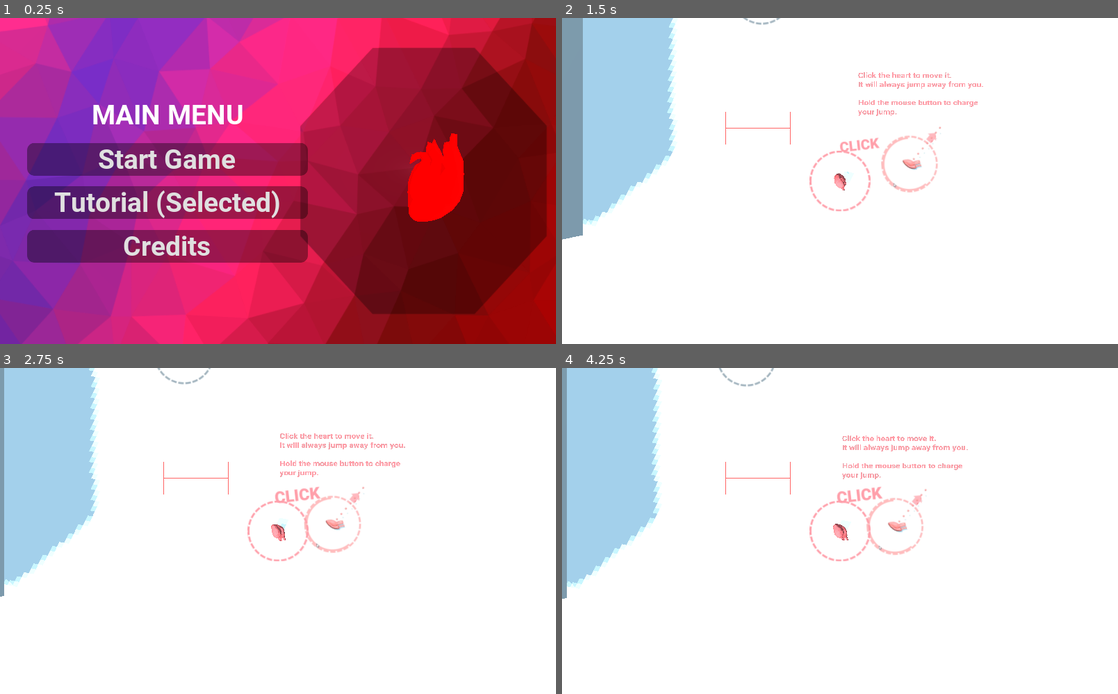
Above: before the commit, frames 1-4 (two rows, left to right).
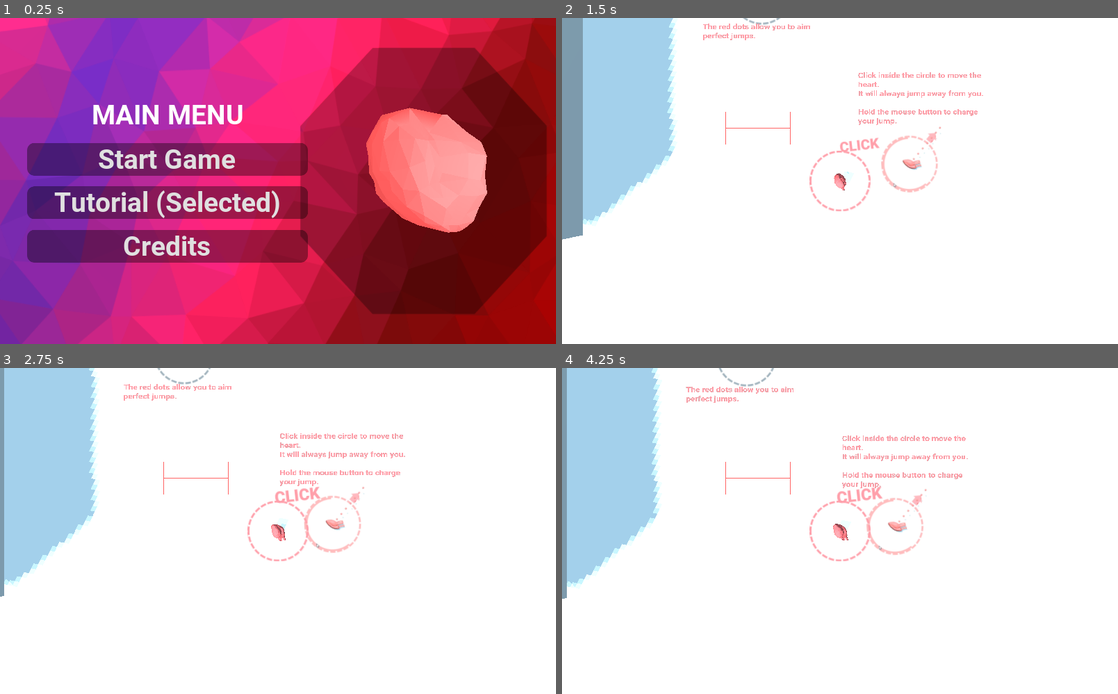
Above: after the commit, the same moments.

Repository: CaptainProton42/ldjam46
Game: Godot game, scene res://StartMenu.tscn
Two runs of this game, one before a commit and one after it. Both use one fixed random seed, a clock stepped at 60 frames per second and the inputs below.
Inputs (mouse positions are in pixels of both pictures, inside the frame that each line leads up to):
- Up to frame 1 (0.25 s): no input
- Up to frame 2 (1.5 s): click "Start Game" at 0.5 s; tap Space (goto_checkpoint) at 1.25, 1.35 s; move the mouse to (962, 164) at 1.27 s; hold W (forward) from 1.28 s (still down); click (962, 164) at 1.42 s
- Up to frame 3 (2.75 s): tap Space (goto_checkpoint) at 2, 2.3 s; move the mouse to (166, 547) at 2.02 s; release W (forward) at 2.03 s; click (166, 547) at 2.1 s
- Up to frame 4 (4.25 s): tap Space (goto_checkpoint) at 2.75, 2.85, 3.5, 3.6 s; move the mouse to (895, 459) at 2.77 s; hold W (forward) from 2.78 s (still down); click (895, 459) at 2.92 s; move the mouse to (812, 596) at 3.52 s; click (812, 596) at 3.67 s

The runs differ from the first frame. In frame 1, 6.3% of the frame differs, in the area x 65-88%, y 27-66%; in frame 2, 1.0%; in frame 3, 1.0%; in frame 4, 1.1%.

Commit message:
Made level easier.!

Diff:
--- a/CheckPoint.tscn
+++ b/CheckPoint.tscn
@@ -3,6 +3,7 @@
 [ext_resource path="res://scripts/CheckPoint.gd" type="Script" id=1]
 
 [sub_resource type="BoxShape" id=1]
+extents = Vector3( 3.32084, 1.64904, 4.79372 )
 
 [node name="CheckPoint" type="Area"]
 input_ray_pickable = false
--- a/Level1.tscn
+++ b/Level1.tscn
@@ -21,7 +21,6 @@
 [ext_resource path="res://objects/StopSign.tscn" type="PackedScene" id=19]
 [ext_resource path="res://objects/House.tscn" type="PackedScene" id=20]
 [ext_resource path="res://objects/StreetEdge.tscn" type="PackedScene" id=21]
-[ext_resource path="res://objects/Elevator.tscn" type="PackedScene" id=22]
 [ext_resource path="res://scripts/LevelFlow.gd" type="Script" id=23]
 [ext_resource path="res://TextAnnouncer.tscn" type="PackedScene" id=24]
 [ext_resource path="res://JumpPredictor.tscn" type="PackedScene" id=25]
@@ -88,7 +87,7 @@
 environment = ExtResource( 6 )
 
 [node name="Heart" parent="." instance=ExtResource( 2 )]
-transform = Transform( 1, 0, 0, 0, 1, 0, 0, 0, 1, -56.3409, 0.844054, 73.3573 )
+transform = Transform( 1, 0, 0, 0, 1, 0, 0, 0, 1, -2.30317, 2.61074, -4.34492 )
 
 [node name="FlexibleCamera" parent="." instance=ExtResource( 5 )]
 
@@ -148,7 +147,7 @@
 shape = SubResource( 3 )
 
 [node name="MeshInstance" type="MeshInstance" parent="Building"]
-transform = Transform( 13, 0, 0, 0, 13, 0, 0, 0, 13, 0, 0, 0 )
+transform = Transform( 13, 0, 0, 0, 13, 0, 0, 0, 13, 1.81198e-05, 0.000188828, -0.000352859 )
 mesh = SubResource( 4 )
 material/0 = SubResource( 5 )
 
@@ -158,12 +157,12 @@
 material/0 = SubResource( 7 )
 
 [node name="Awning" type="MeshInstance" parent="Building"]
-transform = Transform( 4, 0, 0, 0, 0.0984808, 0.260472, 0, -0.0173648, 1.47721, 6.57692, -5.83344, -14.1949 )
+transform = Transform( 4, 0, 0, 0, 0.0997105, 0.11406, 0, -0.00760401, 1.49566, 7.35826, -5.83344, -14.1949 )
 mesh = SubResource( 8 )
 material/0 = ExtResource( 7 )
 
 [node name="AwningCollision" type="CollisionShape" parent="Building"]
-transform = Transform( 4, 0, 0, 0, 0.0984808, 0.260472, 0, -0.0173648, 1.47721, 6.577, -5.8333, -14.195 )
+transform = Transform( 4, 0, 0, 0, 0.0997105, 0.11406, 0, -0.00760401, 1.49566, 7.35835, -5.8333, -14.195 )
 shape = SubResource( 9 )
 
 [node name="Building3" type="StaticBody" parent="."]
@@ -281,7 +280,7 @@
 material/0 = SubResource( 7 )
 
 [node name="Awning" type="MeshInstance" parent="Building2"]
-transform = Transform( 4, 0, 0, 0, 0.0984808, 0.260472, 0, -0.0173648, 1.47721, 6.57692, -5.83646, -14.1949 )
+transform = Transform( 4, -4.09087e-09, -6.85969e-09, 1.64325e-07, 0.0998843, 0.0721502, 1.04004e-08, -0.00481, 1.49826, 5.40426, -5.83639, -14.1961 )
 mesh = SubResource( 8 )
 material/0 = ExtResource( 7 )
 
@@ -291,7 +290,7 @@
 material/0 = SubResource( 5 )
 
 [node name="AwningCollision" type="CollisionShape" parent="Building2"]
-transform = Transform( 4, 0, 0, 0, 0.0984808, 0.260472, 0, -0.0173648, 1.47721, 6.577, -5.81752, -14.195 )
+transform = Transform( 4, -4.09087e-09, -6.85969e-09, 1.64325e-07, 0.0998843, 0.0721502, 1.04004e-08, -0.00481, 1.49826, 5.40434, -5.81759, -14.1938 )
 shape = SubResource( 9 )
 
 [node name="Gras" parent="." instance=ExtResource( 12 )]
@@ -311,39 +310,21 @@
 [node name="Box4" parent="BoxStack" instance=ExtResource( 10 )]
 transform = Transform( 1, 0, 0, 0, 1, 0, 0, 0, 1, 4.10064, 0, 0 )
 
-[node name="Box3" parent="BoxStack" instance=ExtResource( 10 )]
-transform = Transform( 1, 0, 0, 0, 1, 0, 0, 0, 1, 2.0633, 2.03519, 0 )
-
 [node name="Box5" parent="BoxStack" instance=ExtResource( 10 )]
 transform = Transform( 1, 0, 0, 0, 1, 0, 0, 0, 1, 4.09803, 2.03519, 0 )
 
-[node name="Box9" parent="BoxStack" instance=ExtResource( 10 )]
-transform = Transform( 1, 0, 0, 0, 1, 0, 0, 0, 1, 4.09803, 4.08842, 0 )
-
 [node name="Box6" parent="BoxStack" instance=ExtResource( 10 )]
 transform = Transform( 1, 0, 0, 0, 1, 0, 0, 0, 1, 6.1605, -9.87053e-05, 0 )
 
 [node name="Box7" parent="BoxStack" instance=ExtResource( 10 )]
 transform = Transform( 1, 0, 0, 0, 1, 0, 0, 0, 1, 6.1605, 2.04371, 0 )
 
-[node name="Box8" parent="BoxStack" instance=ExtResource( 10 )]
-transform = Transform( 1, 0, 0, 0, 1, 0, 0, 0, 1, 6.1605, 4.08042, 0 )
-
-[node name="Box10" parent="BoxStack" instance=ExtResource( 10 )]
-transform = Transform( 1, 0, 0, 0, 1, 0, 0, 0, 1, 6.1605, 6.10419, 0 )
-
 [node name="Box11" parent="BoxStack" instance=ExtResource( 10 )]
 transform = Transform( 1, 0, 0, 0, 1, 0, 0, 0, 1, 8.18422, 0.0033865, 0 )
 
 [node name="Box12" parent="BoxStack" instance=ExtResource( 10 )]
 transform = Transform( 1, 0, 0, 0, 1, 0, 0, 0, 1, 8.18422, 2.03047, 0 )
 
-[node name="Box13" parent="BoxStack" instance=ExtResource( 10 )]
-transform = Transform( 1, 0, 0, 0, 1, 0, 0, 0, 1, 8.18422, 4.06087, 0 )
-
-[node name="Box14" parent="BoxStack" instance=ExtResource( 10 )]
-transform = Transform( 1, 0, 0, 0, 1, 0, 0, 0, 1, 8.18422, 6.11067, 0 )
-
 [node name="SidewalkBox" parent="." instance=ExtResource( 10 )]
 transform = Transform( 0.8, 0, 0, 0, 0.8, 0, 0, 0, 1, -22.5981, 1.07364, 3.87386 )
 
@@ -361,50 +342,28 @@
 [node name="Box4" parent="BoxStack2" instance=ExtResource( 10 )]
 transform = Transform( 1, 0, 0, 0, 1, 0, 0, 0, 1, 4.10064, 0, 0 )
 
-[node name="Box3" parent="BoxStack2" instance=ExtResource( 10 )]
-transform = Transform( 1, 0, 0, 0, 1, 0, 0, 0, 1, 2.0633, 2.03519, 0 )
-
 [node name="Box5" parent="BoxStack2" instance=ExtResource( 10 )]
 transform = Transform( 1, 0, 0, 0, 1, 0, 0, 0, 1, 4.09803, 2.03519, 0 )
 
-[node name="Box9" parent="BoxStack2" instance=ExtResource( 10 )]
-transform = Transform( 1, 0, 0, 0, 1, 0, 0, 0, 1, 4.09803, 4.08842, 0 )
-
 [node name="Box6" parent="BoxStack2" instance=ExtResource( 10 )]
 transform = Transform( 1, 0, 0, 0, 1, 0, 0, 0, 1, 6.1605, -9.87053e-05, 0 )
 
 [node name="Box7" parent="BoxStack2" instance=ExtResource( 10 )]
 transform = Transform( 1, 0, 0, 0, 1, 0, 0, 0, 1, 6.1605, 2.04371, 0 )
 
-[node name="Box8" parent="BoxStack2" instance=ExtResource( 10 )]
-transform = Transform( 1, 0, 0, 0, 1, 0, 0, 0, 1, 6.1605, 4.08042, 0 )
-
-[node name="Box10" parent="BoxStack2" instance=ExtResource( 10 )]
-transform = Transform( 1, 0, 0, 0, 1, 0, 0, 0, 1, 6.1605, 6.10419, 0 )
-
 [node name="Box11" parent="BoxStack2" instance=ExtResource( 10 )]
 transform = Transform( 1, 0, 0, 0, 1, 0, 0, 0, 1, 8.18422, 0.0033865, 0 )
 
 [node name="Box12" parent="BoxStack2" instance=ExtResource( 10 )]
 transform = Transform( 1, 0, 0, 0, 1, 0, 0, 0, 1, 8.18422, 2.03047, 0 )
 
-[node name="Box13" parent="BoxStack2" instance=ExtResource( 10 )]
-transform = Transform( 1, 0, 0, 0, 1, 0, 0, 0, 1, 8.18422, 4.06087, 0 )
-
-[node name="Box14" parent="BoxStack2" instance=ExtResource( 10 )]
-transform = Transform( 1, 0, 0, 0, 1, 0, 0, 0, 1, 8.18422, 6.11067, 0 )
-
-[node name="Elevator" parent="." instance=ExtResource( 22 )]
-transform = Transform( 1.5, 0, 0, 0, 1, 0, 0, 0, 1.5, -47.003, 0.0961491, 14.3265 )
-max_height = 4
-
 [node name="Street" type="Spatial" parent="."]
 
 [node name="Street1" parent="Street" instance=ExtResource( 1 )]
 transform = Transform( 1, 0, 0, 0, 1, 0, 0, 0, 1, -12, 0, 0 )
 
 [node name="Street7" parent="Street" instance=ExtResource( 1 )]
-transform = Transform( 1, 0, 0, 0, 1, 0, 0, 0, 1, -18, 0, 0 )
+transform = Transform( 1, 0, 0, 0, 1, 0, 0, 0, 1, -17.9983, 9.53674e-07, -0.0079782 )
 
 [node name="Street8" parent="Street" instance=ExtResource( 1 )]
 transform = Transform( 1, 0, 0, 0, 1, 0, 0, 0, 1, -24, 0, 0 )
@@ -599,10 +558,23 @@
 [node name="Bench" parent="." instance=ExtResource( 11 )]
 transform = Transform( 1.19249e-08, 0, -1, 0, 1, 0, 1, 0, 1.19249e-08, -23.7102, 0.0532861, 6.27895 )
 
+[node name="Bench2" parent="." instance=ExtResource( 11 )]
+transform = Transform( 0.99997, 0, 0.00776667, 0, 1, 0, -0.00776667, 0, 0.99997, -49.7049, 0.0532861, 31.1313 )
+
 [node name="Jumppad" parent="." instance=ExtResource( 16 )]
-transform = Transform( -1, 0, -3.89414e-07, 0, 1, 0, 3.89414e-07, 0, -1, 21.3759, 0.142151, -0.00768745 )
+transform = Transform( -1, 0, -3.89414e-07, 0, 1, 0, 3.89414e-07, 0, -1, 21.3155, 0.0445923, 0.0564433 )
 forceHeart = 11.0
 forceVector = Vector3( 0.5, 1, 0 )
+
+[node name="Jumppad8" parent="." instance=ExtResource( 16 )]
+transform = Transform( -1, 0, -3.89414e-07, 0, 1, 0, 3.89414e-07, 0, -1, -0.212428, 2.21532, 4.29021 )
+forceHeart = 11.0
+forceVector = Vector3( 0.1, 1, 0 )
+
+[node name="Jumppad9" parent="." instance=ExtResource( 16 )]
+transform = Transform( -1, 0, -3.89414e-07, 0, 1, 0, 3.89414e-07, 0, -1, -0.212428, 2.21517, -4.49416 )
+forceHeart = 11.0
+forceVector = Vector3( 0.1, 1, 0 )
 
 [node name="Jumppad5" parent="." instance=ExtResource( 16 )]
 transform = Transform( -1, 0, -3.89414e-07, 0, 1, 0, 3.89414e-07, 0, -1, 22.471, 0.142151, 1.65985 )
@@ -621,19 +593,19 @@
 transform = Transform( 1, 0, 0, 0, 1, 0, 0, 0, 1, 12.6406, 0.664369, 5.94822 )
 
 [node name="Box" parent="TrashJump" instance=ExtResource( 10 )]
-transform = Transform( 0.3, 0, 0, 0, 0.3, 0, 0, 0, 0.3, -26.1761, -0.155967, -1.99536 )
+transform = Transform( 0.3, 0, 0, 0, 0.3, 0, 0, 0, 0.644439, -26.1765, -0.155966, -1.98017 )
 
 [node name="Box4" parent="TrashJump" instance=ExtResource( 10 )]
-transform = Transform( 0.3, 0, 0, 0, 0.3, 0, 0, 0, 0.3, -26.1761, 0.467575, -1.99536 )
+transform = Transform( 0.3, 0, 0, 0, 0.3, 0, 0, 0, 0.644439, -26.1839, 0.46155, -1.98532 )
 
 [node name="Box5" parent="TrashJump" instance=ExtResource( 10 )]
-transform = Transform( 0.3, 0, 0, 0, 0.3, 0, 0, 0, 0.3, -26.8102, 0.467575, -1.99536 )
+transform = Transform( 0.3, 0, 0, 0, 0.3, 0, 0, 0, 0.644439, -26.8134, 0.467525, -2.01846 )
 
 [node name="Box2" parent="TrashJump" instance=ExtResource( 10 )]
-transform = Transform( 0.3, 0, 0, 0, 0.3, 0, 0, 0, 0.3, -26.8071, -0.155967, -1.99536 )
+transform = Transform( 0.3, 0, 0, 0, 0.3, 0, 0, 0, 0.644439, -26.8004, -0.156159, -1.98271 )
 
 [node name="Box3" parent="TrashJump" instance=ExtResource( 10 )]
-transform = Transform( 0.3, 0, 0, 0, 0.3, 0, 0, 0, 0.3, -27.4385, -0.155967, -1.99536 )
+transform = Transform( 0.3, 0, 0, 0, 0.3, 0, 0, 0, 0.644439, -27.4282, -0.162185, -2.0306 )
 
 [node name="TrashCanJump" parent="TrashJump" instance=ExtResource( 15 )]
 transform = Transform( 1, 0, 0, 0, 1, 0, 0, 0, 1, -25.1505, 0.1025, -2.0622 )
@@ -836,16 +808,16 @@
 transform = Transform( -1.62921e-07, 0, -0.999999, 0, 1, 0, 0.999999, 0, -1.62921e-07, -48.3039, 0.697081, 7.3446 )
 
 [node name="CollisionShape" parent="CheckPoint2" index="0"]
-transform = Transform( 1, 0, 1.42109e-14, 0, 1, 0, -1.42109e-14, 0, 1, 1.6559, 0, -2.98815 )
+transform = Transform( 0.999999, 0, 1.13687e-13, 0, 1, 0, -1.13687e-13, 0, 0.999999, 5.18173, 3.59168, -3.16261 )
 
 [node name="SpawnPoint" parent="CheckPoint2" index="1"]
-transform = Transform( 1, 0, 4.26326e-14, 0, 1, 0, -4.26326e-14, 0, 1, -0.961668, 0.389944, -2.77982 )
+transform = Transform( 1, 0, 8.52651e-14, 0, 1, 0, -8.52651e-14, 0, 1, 4.07796, 3.75387, -3.0749 )
 
 [node name="CheckPoint3" parent="." instance=ExtResource( 34 )]
 transform = Transform( 0.999999, 0, 0, 0, 1, 0, 0, 0, 0.999999, 7.26418, 0.697081, 1.12483 )
 
 [node name="CollisionShape" parent="CheckPoint3" index="0"]
-transform = Transform( 1, 0, 1.42109e-14, 0, 1, 0, -1.42109e-14, 0, 1, 1.6559, 0, -1.22948 )
+transform = Transform( 1, 0, 1.42109e-14, 0, 1, 0, -1.42109e-14, 0, 1, 1.54635, 0, -1.22948 )
 
 [node name="SpawnPoint" parent="CheckPoint3" index="1"]
 transform = Transform( 0.999999, 0, 4.26325e-14, 0, 1, 0, -4.26325e-14, 0, 0.999999, 1.57409, 0.389944, -0.915287 )
@@ -916,6 +888,11 @@
 forceHeart = 8.0
 forceVector = Vector3( 0, 1, 0.2 )
 
+[node name="Jumppad7" parent="." instance=ExtResource( 16 )]
+transform = Transform( 1, 0, 0, 0, 1, 0, 0, 0, 1, -47.4705, 0.2, 14.2503 )
+forceHeart = 12.0
+forceVector = Vector3( 0.2, 1, 0 )
+
 [node name="Jumppad6" parent="." instance=ExtResource( 16 )]
 transform = Transform( 1, 0, 0, 0, 1, 0, 0, 0, 1, -50.1019, 0.2, 8.42479 )
 forceHeart = 11.0
@@ -1084,7 +1061,34 @@
 transform = Transform( 1, 0, 0, 0, 1, 0, 0, 0, 1, 47.6856, 1.32361, -0.390995 )
 
 [node name="Box3" parent="." instance=ExtResource( 10 )]
-transform = Transform( 1, 0, 0, 0, 1, 0, 0, 0, 1, -45.203, 1.08665, 8.70902 )
+transform = Transform( 1, 0, 0, 0, 1, 0, 0, 0, 1, -45.1771, 1.06125, 8.75029 )
+
+[node name="Box4" parent="." instance=ExtResource( 10 )]
+transform = Transform( 0.486493, 0, 0.169253, 0, 0.515094, 0, -0.169253, 0, 0.486493, -45.1771, 1.06125, 27.3921 )
+
+[node name="Box5" parent="." instance=ExtResource( 10 )]
+transform = Transform( 0.450634, 0, -0.249503, 0, 0.515094, 0, 0.249503, 0, 0.450634, -46.1657, 1.06125, 29.7304 )
+
+[node name="Box6" parent="." instance=ExtResource( 10 )]
+transform = Transform( 0.450634, 0, -0.249503, 0, 0.515094, 0, 0.249503, 0, 0.450634, -46.1657, 2.08244, 29.329 )
+
+[node name="Box7" parent="." instance=ExtResource( 10 )]
+transform = Transform( 0.504063, 0, -0.10603, 0, 0.515094, 0, 0.10603, 0, 0.504063, -50.4545, 0.716002, 32.4358 )
+
+[node name="Box8" parent="." instance=ExtResource( 10 )]
+transform = Transform( 0.494662, 0, 0.143638, 0, 0.515094, 0, -0.143638, 0, 0.494662, -51.8007, 0.716002, 25.9291 )
+
+[node name="Box10" parent="." instance=ExtResource( 10 )]
+transform = Transform( 0.510223, 0, 0.0706722, 0, 0.515094, 0, -0.0706722, 0, 0.510223, -50.7382, 0.716002, 27.0774 )
+
+[node name="Box9" parent="." instance=ExtResource( 10 )]
+transform = Transform( 0.478034, 0, 0.191849, 0, 0.515094, 0, -0.191849, 0, 0.478034, -52.0485, 1.76929, 25.4365 )
+
+[node name="Box12" parent="." instance=ExtResource( 10 )]
+transform = Transform( 0.458478, 0, -0.234777, 0, 0.515094, 0, 0.234777, 0, 0.458478, -51.8761, 0.716002, 24.6725 )
+
+[node name="Box15" parent="." instance=ExtResource( 10 )]
+transform = Transform( 0.458478, 0, -0.234777, 0, 0.515094, 0, 0.234777, 0, 0.458478, -43.1883, 0.716002, 27.1567 )
 
 [editable path="CheckPoint"]
 
--- a/MenuScale.gd
+++ b/MenuScale.gd
@@ -1,4 +1,4 @@
-extends RigidBody
+extends StaticBody
 
 
 # Declare member variables here. Examples:
@@ -21,6 +21,6 @@
 		var size = 0.5 - diff.y / 900
 
 		translation = Vector3(-3 + diff.y / 200, 0.1, -1.9 + diff.x / 500)
-		scale = Vector3(size, size, size)
+		scale = Vector3(size, size, size) * 10
 
 		rotate_y(delta)
--- a/StartMenu.tscn
+++ b/StartMenu.tscn
@@ -1,8 +1,7 @@
-[gd_scene load_steps=11 format=2]
+[gd_scene load_steps=8 format=2]
 
 [ext_resource path="res://MenuScale.gd" type="Script" id=1]
-[ext_resource path="res://materials/red.tres" type="Material" id=2]
-[ext_resource path="res://meshes/untitled.obj" type="ArrayMesh" id=3]
+[ext_resource path="res://DummyHeart.tscn" type="PackedScene" id=2]
 [ext_resource path="res://Menu.tscn" type="PackedScene" id=4]
 [ext_resource path="res://LevelMenu.tscn" type="PackedScene" id=5]
 [ext_resource path="res://shaders/MenuShader.tres" type="Material" id=6]
@@ -13,12 +12,6 @@
 
 [sub_resource type="Environment" id=2]
 ambient_light_color = Color( 0.952941, 0.843137, 0.843137, 1 )
-
-[sub_resource type="PhysicsMaterial" id=3]
-rough = true
-bounce = 2.0
-
-[sub_resource type="SphereShape" id=4]
 
 [node name="Spatial" type="Spatial"]
 
@@ -49,18 +42,6 @@
 light_energy = 0.56
 light_indirect_energy = 1.16
 
-[node name="Heart" type="RigidBody" parent="."]
-transform = Transform( 1, 0, 0, 0, 1, 0, 0, 0, 1, -3, 0.1, -2.3 )
-physics_material_override = SubResource( 3 )
-contacts_reported = 1
-contact_monitor = true
+[node name="Heart2" parent="." instance=ExtResource( 2 )]
+transform = Transform( 6.06591, -0.000355996, -0.000490973, 0.000353731, 6.08512, -0.0140676, 0.000491795, 0.0141122, 6.06585, -3.03571, -0.262804, -2.70432 )
 script = ExtResource( 1 )
-
-[node name="CollisionShape" type="CollisionShape" parent="Heart"]
-transform = Transform( -1.22191e-07, 0, 0.75, 0, 0.75, 0, -0.75, 0, -1.22191e-07, 0, 0, -0.402129 )
-shape = SubResource( 4 )
-
-[node name="MeshInstance" type="MeshInstance" parent="Heart"]
-transform = Transform( -1.22191e-07, 0, 0.75, 0, 0.75, 0, -0.75, 0, -1.22191e-07, -0.114689, 0, -0.702489 )
-mesh = ExtResource( 3 )
-material/0 = ExtResource( 2 )
--- a/TutorialLevel.tscn
+++ b/TutorialLevel.tscn
@@ -88,6 +88,18 @@
 size = 75
 font_data = ExtResource( 12 )
 
+[sub_resource type="ViewportTexture" id=25]
+viewport_path = NodePath("Label3D6/Viewport")
+
+[sub_resource type="ShaderMaterial" id=26]
+resource_local_to_scene = true
+shader = SubResource( 5 )
+shader_param/tex = SubResource( 25 )
+
+[sub_resource type="DynamicFont" id=24]
+size = 50
+font_data = ExtResource( 12 )
+
 [sub_resource type="ViewportTexture" id=20]
 viewport_path = NodePath("Label3D5/Viewport")
 
@@ -180,7 +192,7 @@
 margin_bottom = 800.0
 custom_fonts/font = SubResource( 6 )
 custom_colors/font_color = Color( 1, 0.392157, 0.392157, 1 )
-text = "Click the heart to move it.
+text = "Click inside the circle to move the heart.
 It will always jump away from you.
 
 Hold the mouse button to charge your jump."
@@ -202,7 +214,8 @@
 margin_bottom = 3147.0
 custom_fonts/font = SubResource( 6 )
 custom_colors/font_color = Color( 1, 0.392157, 0.392157, 1 )
-text = "Timing your jumps with the heartbeat will allow you to jump farther."
+text = "Releasing the mouse button on time with the heartbeats will allow you to move farther.
+"
 autowrap = true
 
 [node name="Label3D3" type="MeshInstance" parent="."]
@@ -241,6 +254,24 @@
 custom_fonts/font = SubResource( 22 )
 custom_colors/font_color = Color( 1, 0.392157, 0.392157, 1 )
 text = "Try moving ahead!"
+autowrap = true
+
+[node name="Label3D6" type="MeshInstance" parent="."]
+transform = Transform( 2.64665, 0, 0, 0, -4.31194e-07, 2.64665, 0, -2.64665, -4.31194e-07, -1.44614, 0.633199, 12.4374 )
+mesh = SubResource( 8 )
+material/0 = SubResource( 26 )
+
+[node name="Viewport" type="Viewport" parent="Label3D6"]
+size = Vector2( 800, 900 )
+transparent_bg = true
+render_target_v_flip = true
+
+[node name="Label" type="Label" parent="Label3D6/Viewport"]
+margin_right = 800.0
+margin_bottom = 800.0
+custom_fonts/font = SubResource( 24 )
+custom_colors/font_color = Color( 1, 0.392157, 0.392157, 1 )
+text = "The red dots allow you to aim perfect jumps."
 autowrap = true
 
 [node name="Label3D5" type="MeshInstance" parent="."]
--- a/objects/Box.tscn
+++ b/objects/Box.tscn
@@ -9,6 +9,7 @@
 [node name="Box" type="Spatial"]
 
 [node name="StaticBody" type="StaticBody" parent="."]
+input_ray_pickable = false
 
 [node name="CollisionShape" type="CollisionShape" parent="StaticBody"]
 shape = SubResource( 1 )
Not shown: 1 places in Level1.tscn that only renumber resources
Not shown: 1 places in TutorialLevel.tscn that only renumber resources
